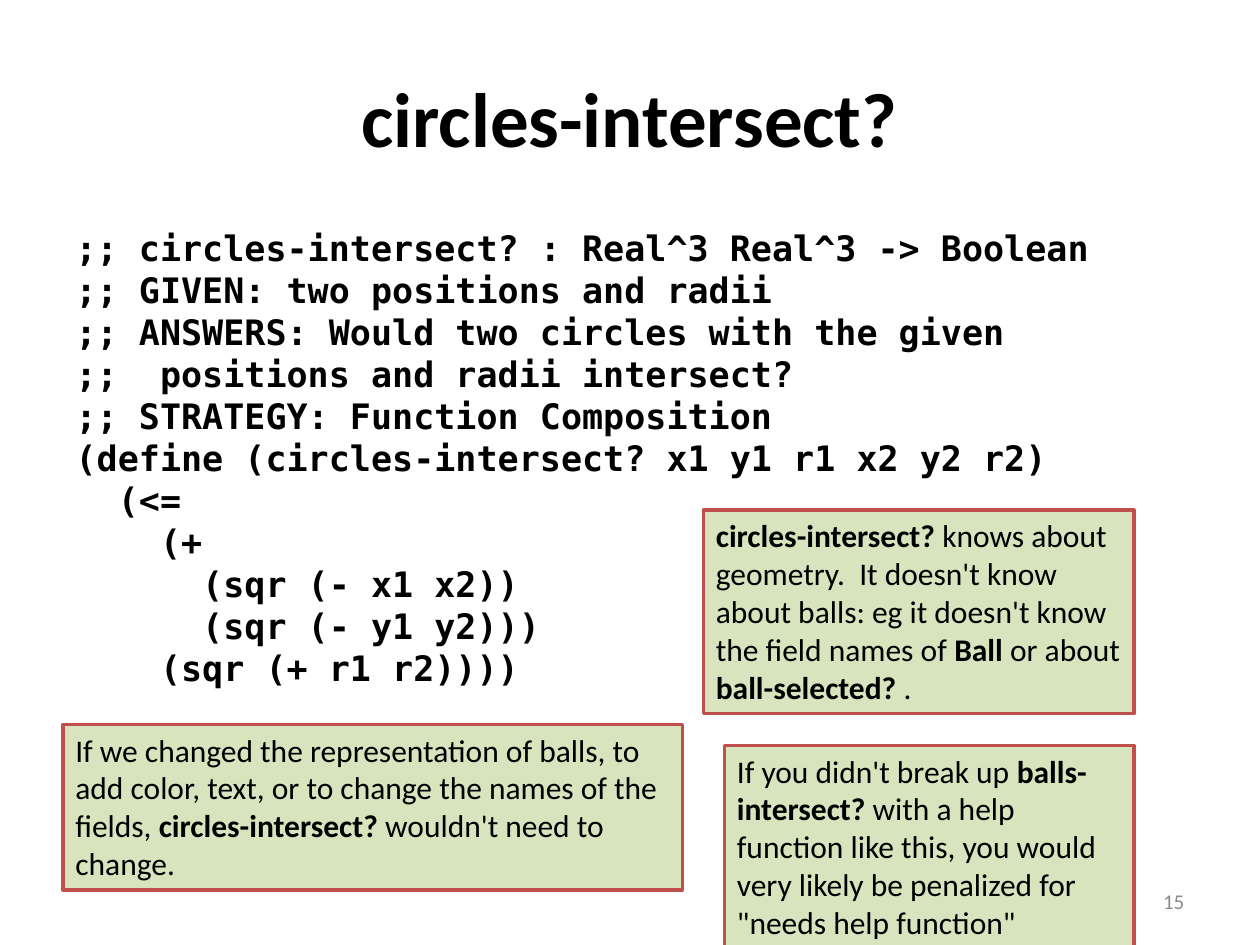
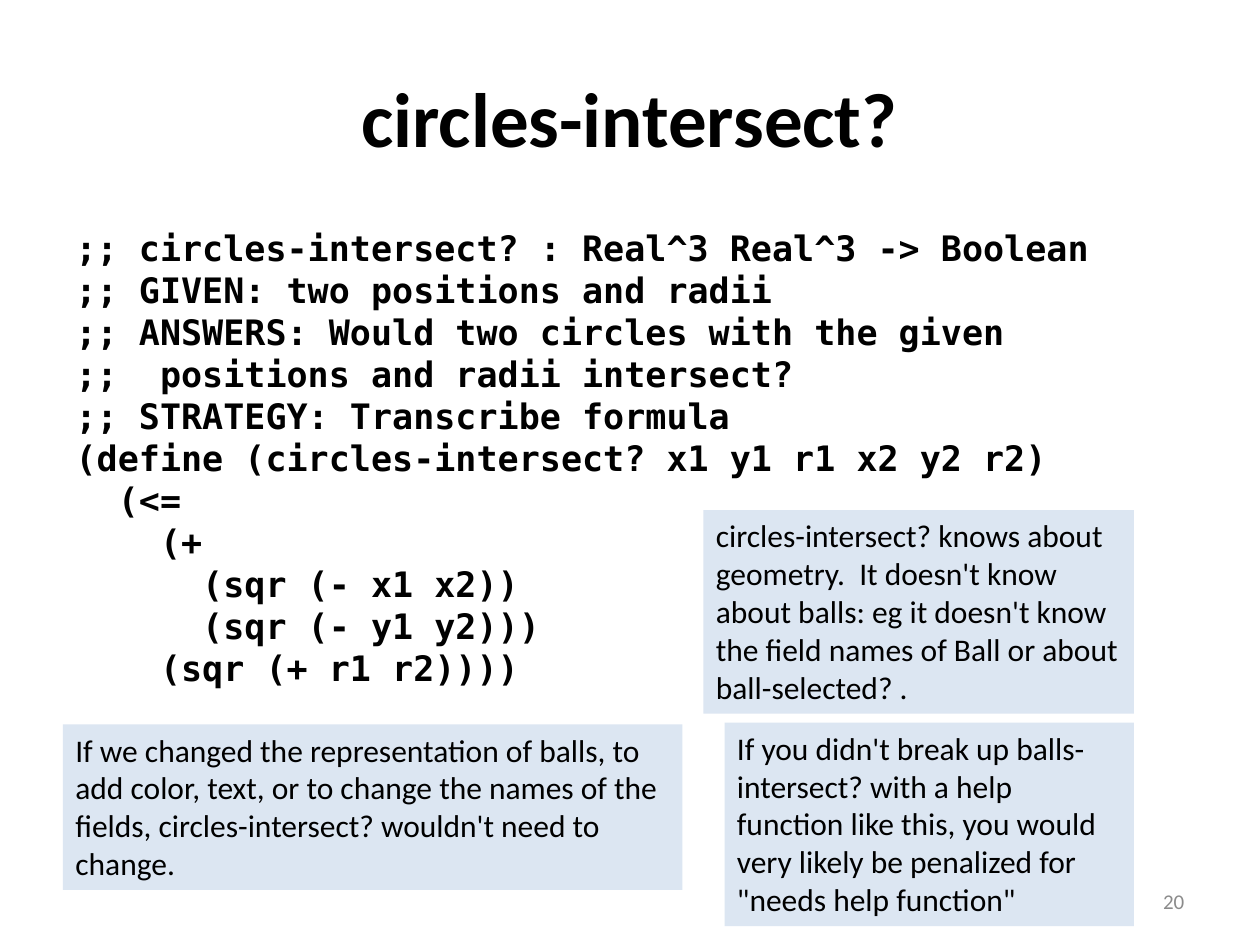
Before and after one commit to mwand/cs5010f17, a slide deck: slide 20 of Slides/Lesson 2.3 Examining More than One Value.pptx (slide 15 before the commit). Drawn at 1260x945 pixels with LibreOffice and Linux fonts; fonts in the diff are those of the drawing. Boxes give left, top, right and bottom in pixels: in the first picture for what was removed or moved away, otherwise in the second. Text is boxed around its words. In the diff, an @@ line names an element or a change of style, - is before the commit and + after.

```diff
--- a/Slides/Lesson 2.3 Examining More than One Value.pptx
+++ b/Slides/Lesson 2.3 Examining More than One Value.pptx
@@ text at bbox=[139, 401, 730, 430]: text changed @@
-;; STRATEGY: Function Composition
+;; STRATEGY: Transcribe formula
@@ rectangle "circles-intersect? knows about geometry. It ..." at bbox=[703, 510, 1134, 714]: bold off in "circles-intersect? Ball ball-selected?"; fill #D7E4BD to #DCE6F2; outline #C0504D 2 pt to none @@
@@ rectangle "If we changed the representation ..." at bbox=[63, 724, 683, 890]: bold off in "circles-intersect?"; fill #D7E4BD to #DCE6F2; outline #C0504D 2 pt to none @@
@@ rectangle "If you didn't break up ...": place and size @@
-rectangle "If you didn't break up ..." at bbox=[724, 746, 1134, 945]
+rectangle "If you didn't break up ..." at bbox=[724, 723, 1134, 927]
@@ rectangle "If you didn't break up ..." at bbox=[724, 723, 1134, 927]: bold off in "balls-intersect?"; fill #D7E4BD to #DCE6F2; outline #C0504D 2 pt to none @@
@@ page number at bbox=[1163, 895, 1184, 909]: text changed @@
-15
+20
```
Also in this commit, not shown: 12 other slides changed, 7 slides added, 2 slides removed, 10 other files.
